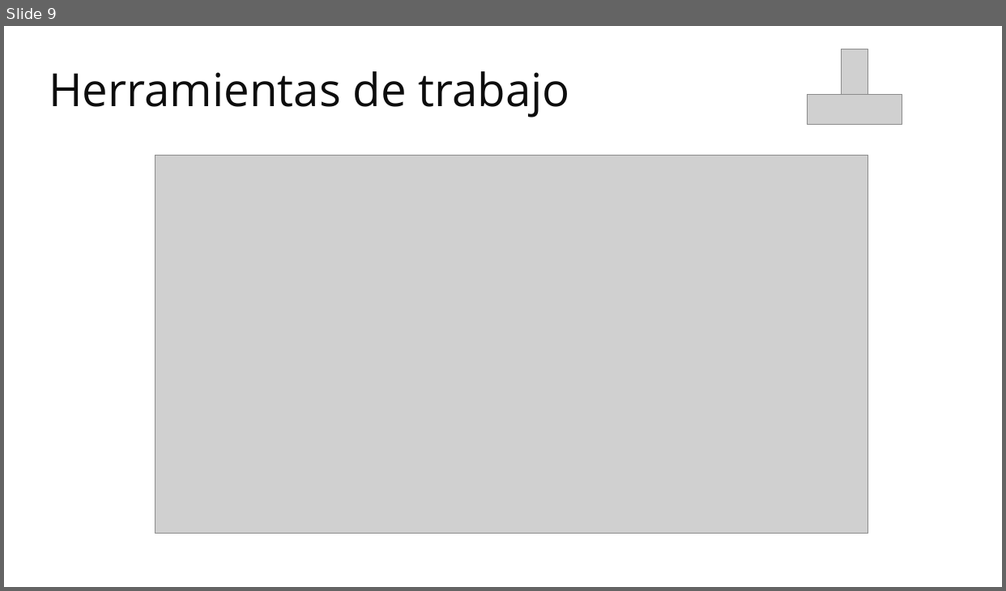
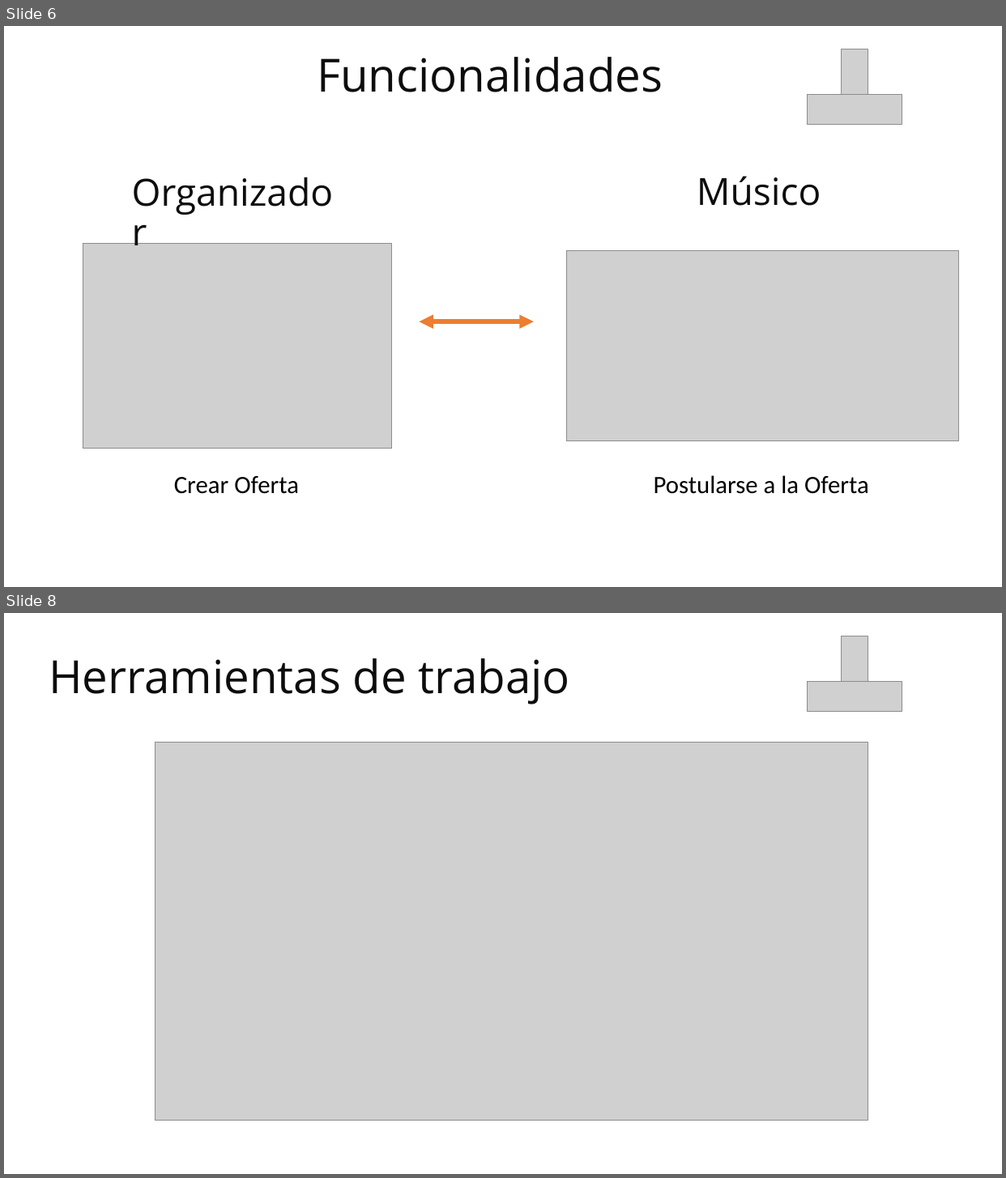
Before and after one commit to moises-ph/Nodens-documentacion, a slide deck: Presentaciones del proyecto/Presentación de Proyecto Pitch1.pptx. Shown one above the other, each under a label of ours: slide 9 before the commit, slides 6 and 8 after it; the slides between them are not shown. The pictures are 1006x591 and 1006x1178 pixels, drawn with LibreOffice and Linux fonts; fonts in the diff are those of the drawing; grey boxes stand for pictures; background and template pictures are left out. Boxes give left, top, right and bottom in pixels: in the first picture for what was removed or moved away, otherwise in the second. Text is boxed around its words. In the diff, an @@ line names an element or a change of style, - is before the commit and + after.

```diff
--- a/Presentaciones del proyecto/Presentación de Proyecto Pitch1.pptx
+++ b/Presentaciones del proyecto/Presentación de Proyecto Pitch1.pptx
@@ slide 6 added at (4, 26, 1002, 587), background picture (left out) @@
@@ picture added at (841, 49, 868, 95) @@
@@ text added at (317, 57, 663, 92), 44 pt, text #0D0D0D @@
+Funcionalidades
@@ picture added at (808, 95, 902, 124) @@
@@ text added at (125, 169, 351, 216), 36 pt, text #0D0D0D @@
+Organizador
@@ text added at (697, 176, 821, 206), 36 pt, text #0D0D0D @@
+Músico
@@ picture added at (83, 244, 392, 449) @@
@@ picture added at (566, 250, 958, 442) @@
@@ double arrow added from (420, 322) to (533, 322), #ED7D31 4.5 pt @@
@@ text added at (174, 476, 299, 494), 24 pt, text #000000 @@
+Crear Oferta
@@ text added at (654, 476, 869, 494), 24 pt, text #000000 @@
+Postularse a la Oferta
@@ what was slide 9 is now slide 8 @@
```
Also in this commit, not shown: 7 slides changed, 2 slides removed.
